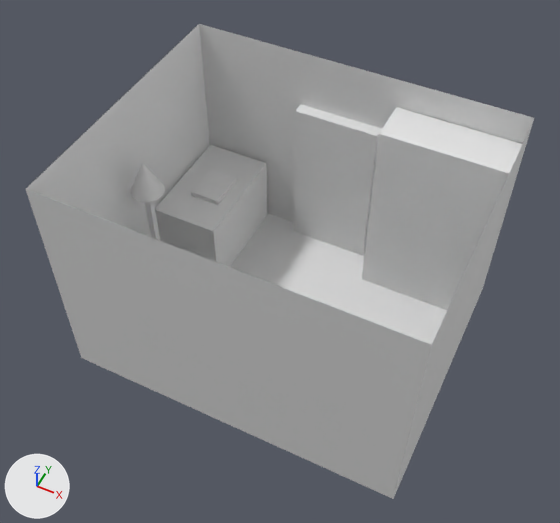
The FBX model Assets/Assets/MainMenu/GrayBox.fbx as it was, and as the next commit left it.
Camera for both pictures: a camera (50 mm lens) standing at (12.7, -26.7, 38.7) and looking at (-0.3, -0.7, 6.3). The lights are fixed; the arrows at lower left show +X, +Y and +Z. Where no turn or scale is listed for an object, it has been applied to the vertices.

Objects in the first picture: 'BookShelf', 'Cube', 'Door', 'Dresser', 'Floor', 'Shade', 'Walls'.
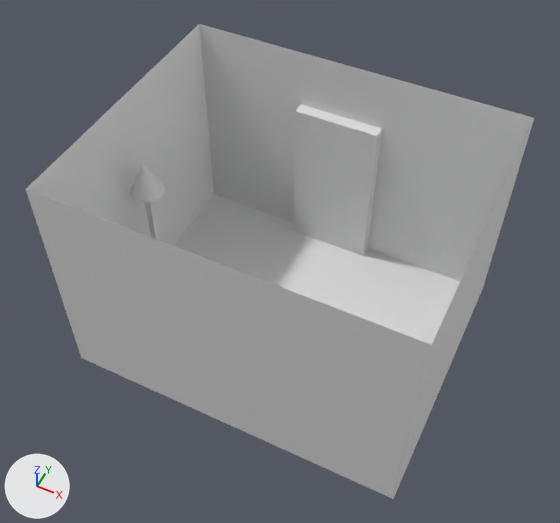
Diff of the bpy script that builds the scene:
```diff
--- a/Assets/Assets/MainMenu/GrayBox.fbx.py
+++ b/Assets/Assets/MainMenu/GrayBox.fbx.py
@@ ob_cube @@
-ob_cube = bpy.data.objects.new('Cube', me_cube_011)
-ob_cube.location = (-7.44, 4.16, 4.8)
@@ ob_bookshelf @@
-ob_bookshelf = bpy.data.objects.new('BookShelf', me_cube_004)
-ob_bookshelf.location = (6.26, 6.63, 6.02)
@@ ob_dresser @@
-ob_dresser = bpy.data.objects.new('Dresser', me_cube_008)
-ob_dresser.location = (-7.69, 4.33, 2.38)
```

Changed parts and their boxes [x1, y1, x2, y2] in the pictures (560 x 523 px):
'BookShelf', deleted: before [362, 107, 522, 310]
'Dresser', deleted: before [155, 145, 267, 267]
'Cube', deleted: before [191, 169, 237, 205]
